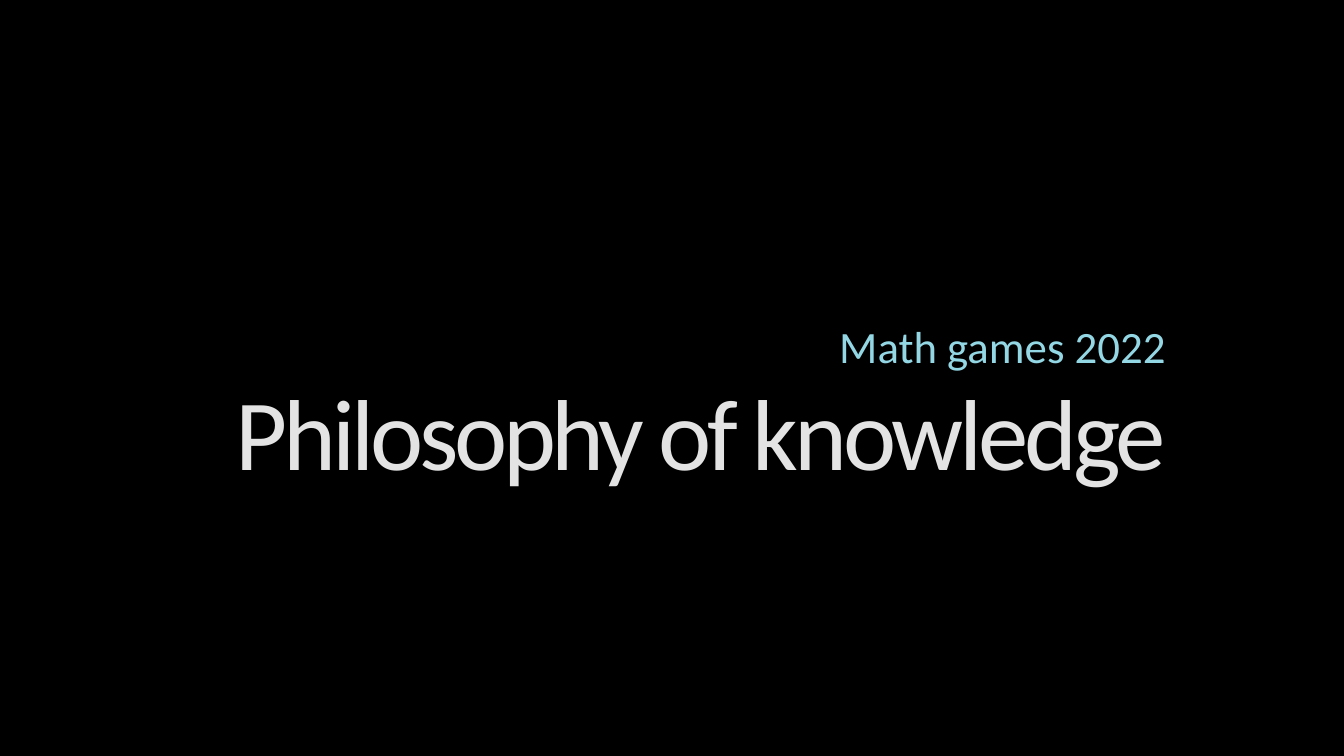
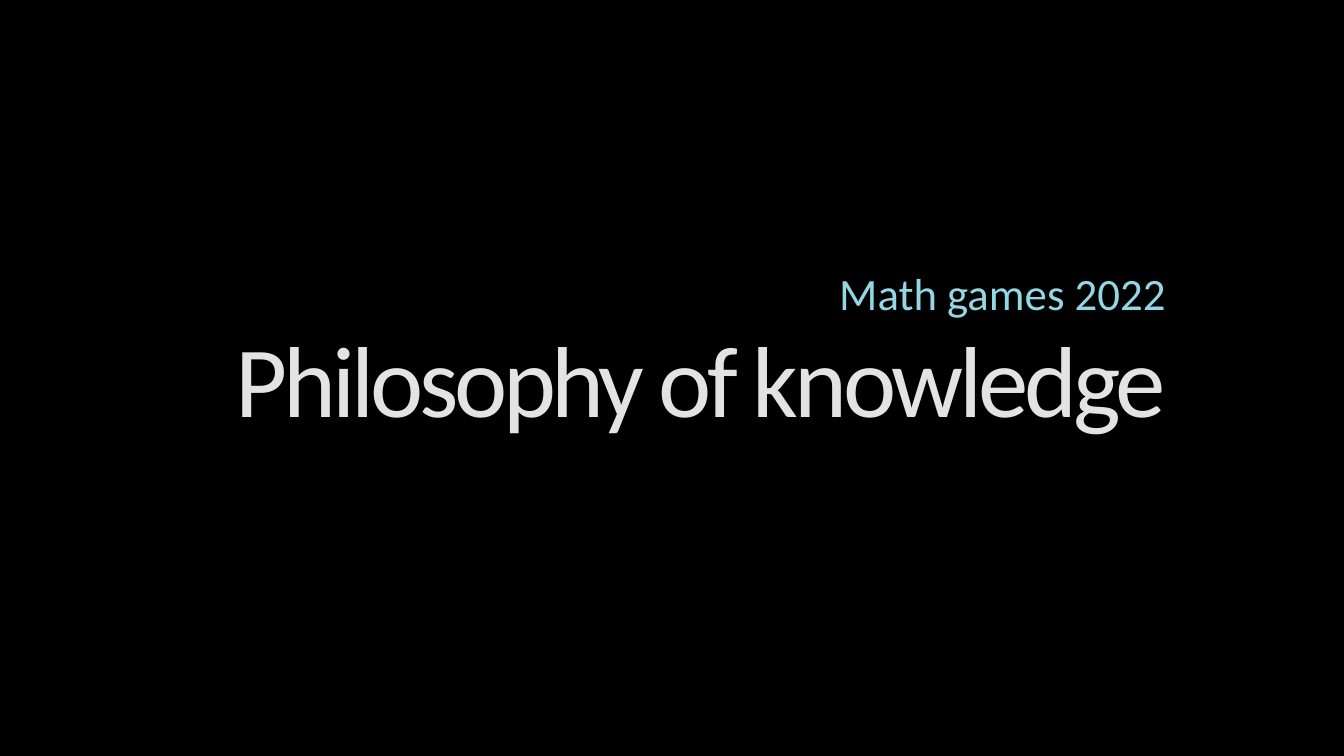
Before and after one commit to EGGeorgieva21/Hangman-project-2022, a slide deck: slide 1 of docs/presentation.pptx. Drawn at 1344x756 pixels with LibreOffice and Linux fonts; fonts in the diff are those of the drawing; background and template pictures are left out. Boxes give left, top, right and bottom in pixels: in the first picture for what was removed or moved away, otherwise in the second. Text is boxed around its words. In the diff, an @@ line names an element or a change of style, - is before the commit and + after.

```diff
--- a/docs/presentation.pptx
+++ b/docs/presentation.pptx
@@ subtitle "Math games 2022" moved from (x1=839, y1=332, x2=1166, y2=371) to (x1=839, y1=279, x2=1166, y2=318) @@
@@ title "Philosophy of knowledge" moved from (x1=236, y1=400, x2=1166, y2=488) to (x1=236, y1=347, x2=1166, y2=435) @@
```
Also in this commit, not shown: 7 other slides changed, 1 slide added, 1 slide removed, 1 other file.
